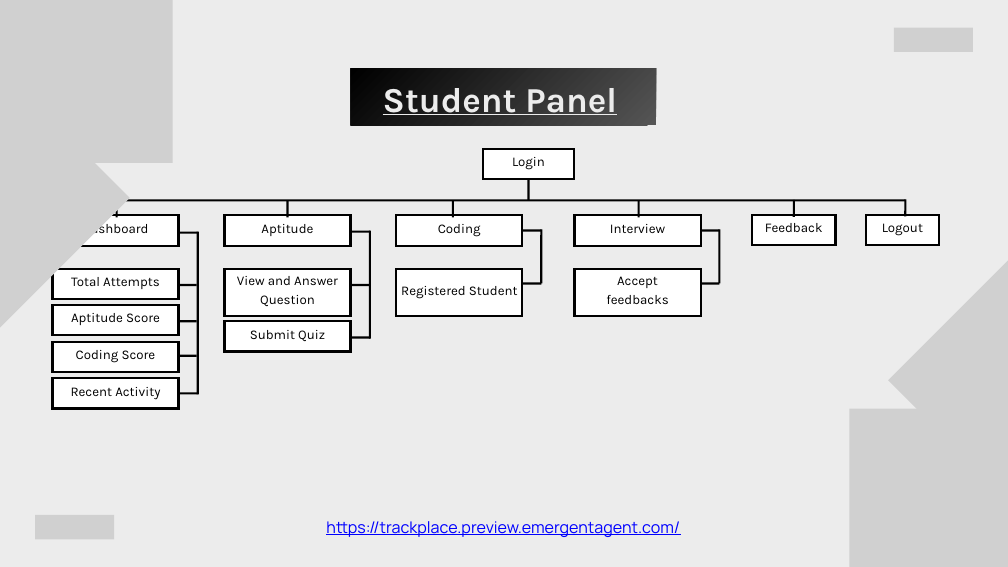
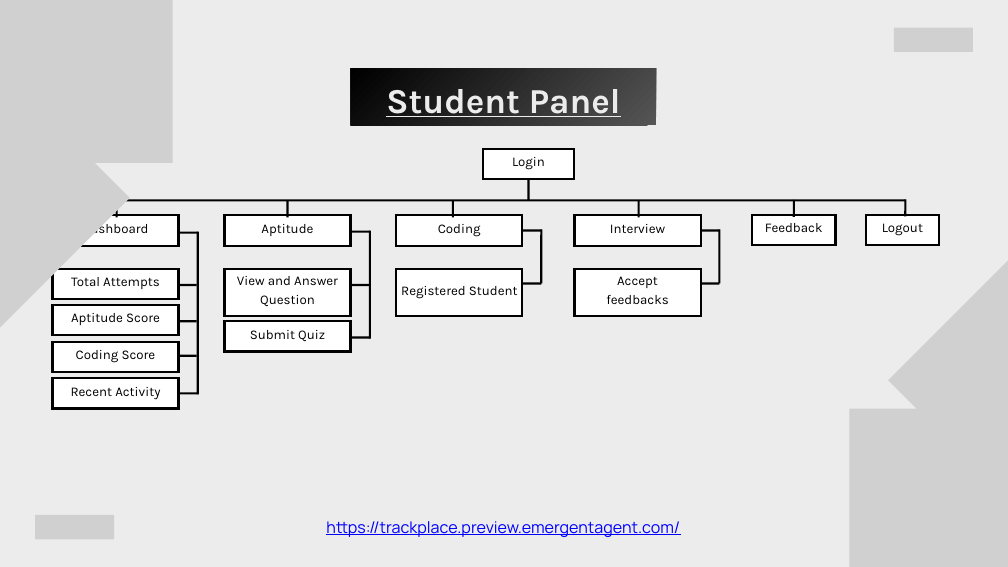
Before and after one commit to gargpriyanshu66/projectLabFile, a slide deck: slide 12 of project.pptx. Drawn at 1008x567 pixels with LibreOffice and Linux fonts; fonts in the diff are those of the drawing; grey boxes stand for pictures. Boxes give left, top, right and bottom in pixels: in the first picture for what was removed or moved away, otherwise in the second. Text is boxed around its words. In the diff, an @@ line names an element or a change of style, - is before the commit and + after.

```diff
--- a/project.pptx
+++ b/project.pptx
@@ text "Student Panel": place and size @@
-text "Student Panel" at (383,88,617,115)
+text "Student Panel" at (386,89,621,117)
```
Also in this commit, not shown: 2 other slides changed, 2 other files.
